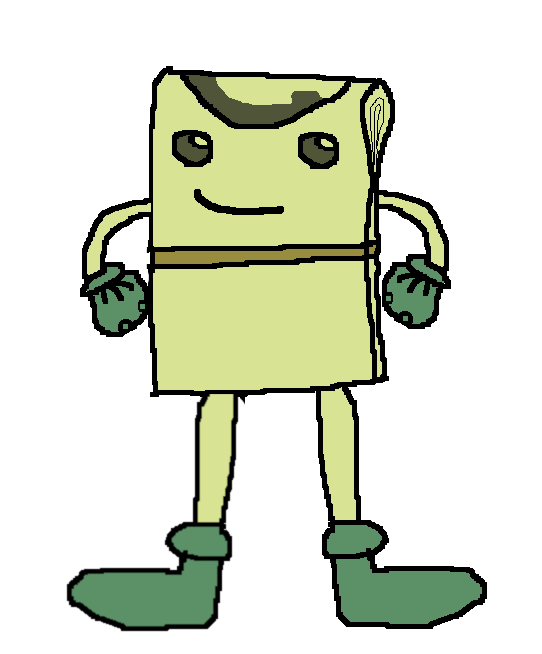
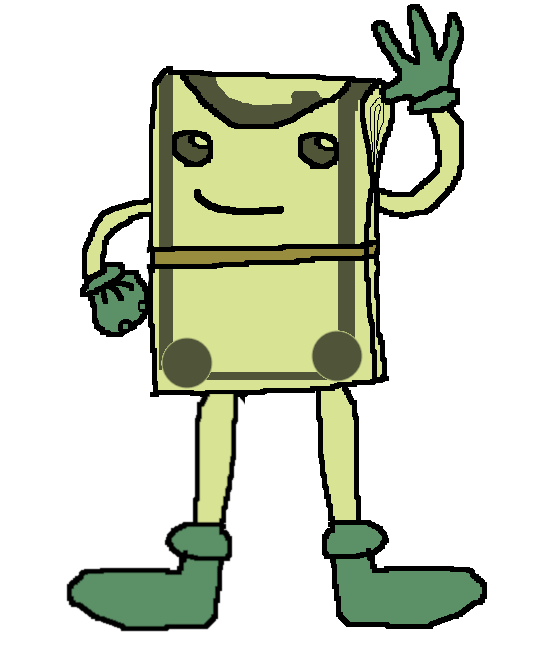
Two versions of the same layered image (542×654). Layer-by-layer changes:
hid "Left Arm 1" over [380, 170, 451, 332]
showed "Left Arm 2" over [371, 4, 464, 219]
painted on "Buck_Banks.png" over [159, 75, 371, 389]
